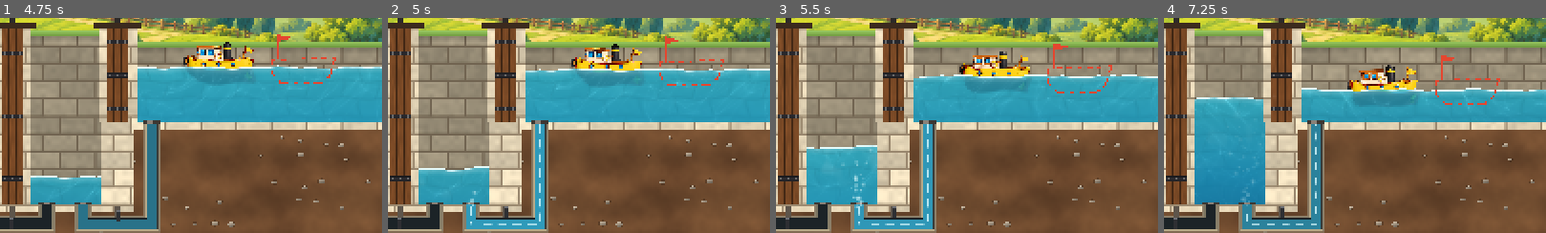
Above: before the commit, frames 1-4 (left to right).
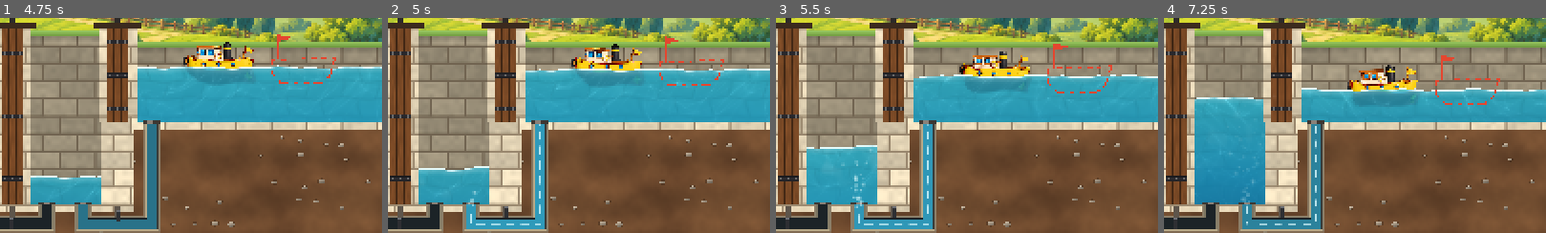
Above: after the commit, the same moments.

Repository: VincentDebaty/station
Game: Godot game, scene res://principal.tscn
Two runs of this game, one before a commit and one after it. Both use one fixed random seed, a clock stepped at 60 frames per second and the inputs below.
Inputs (mouse positions are % of the whole screen's width and height, from its top left):
- Up to frame 1 (4.75 s): click "Recommencer" at 0.5 s; click "Recommencer" at 1.25 s; click "Recommencer" at 2 s; move the mouse to (72, 45) at 2.77 s; click (72, 45) at 2.92 s; move the mouse to (30, 55) at 3.52 s; click (30, 55) at 3.67 s; move the mouse to (60, 28) at 4.27 s; click (60, 28) at 4.42 s
- Up to frame 2 (5 s): no input
- Up to frame 3 (5.5 s): move the mouse to (45, 70) at 5.02 s; click (45, 70) at 5.17 s
- Up to frame 4 (7.25 s): move the mouse to (80, 65) at 5.77 s; click (80, 65) at 5.92 s; move the mouse to (20, 35) at 6.52 s; click (20, 35) at 6.67 s
The pictures show only the part of the screen within x 42-92%, y 31-81%; the shares and areas given below are measured in that part.

Frame 1 is identical in both runs. In frame 2, 0.4% of the frame differs, in the area x 21-40%, y 49-97%; in frame 3, 0.4%; in frame 4, 0.4%.

Commit message:
Les filets de l'aqueduc suivent le courant au lieu de le remonter
Vincent l'a vu sur l'iPhone : l'eau semblait couler à l'envers dans
l'aqueduc. La phase des filets grandissait dans le sens du courant, mais
leur position la soustrayait. Mesuré sur la démo filmée : sur le tronçon
où l'eau descend du bief amont, les filets avancent maintenant de 8 px
par image vers le bas (23, 31, 38, 46). Les bulles, elles, sortaient
déjà du bon côté.

Co-Authored-By: Claude Opus 5.5 <noreply@anthropic.com>

Diff:
--- a/prototypes/ecluses-godot/aqueduc.gd
+++ b/prototypes/ecluses-godot/aqueduc.gd
@@ -112,7 +112,8 @@
 		var b := chemin[k + 1]
 		var seg := a.distance_to(b)
 		var dir := (b - a) / maxf(seg, 0.001)
-		var t := fposmod(-longueur - _phase, pas)
+		# la phase grandit dans le sens du courant : les filets avancent avec lui
+		var t := fposmod(_phase - longueur, pas)
 		while t < seg:
 			var fin := minf(t + 10.0 + 6.0 * debit, seg)
 			draw_line(a + dir * t, a + dir * fin, Color(0.85, 0.98, 1.0, 0.8), 2.4, true)
